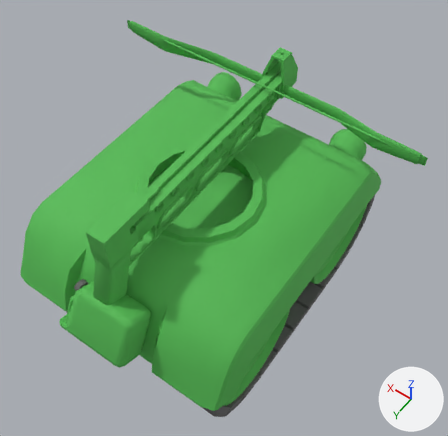
The FBX model Assets/Items/Tank/Models/BowTank.FBX, before and after one commit.
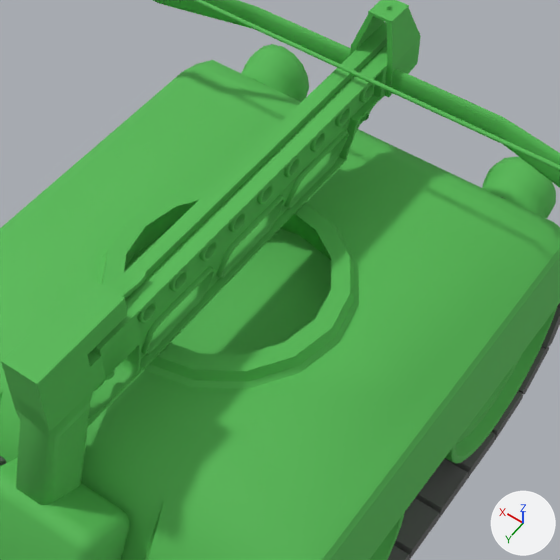
Old and new are each drawn whole from a camera (50 mm lens) standing at (-4.11, 5.44, 10.49) and looking at (-0.26, 0.05, 2.02) and again close up on the part from 19% to 82% of the width and 11% to 76% of the height. Lighting does not change. The marker at lower right points along +X, +Y and +Z. Where no turn or scale is listed for an object, it has been applied to the vertices.

Names of what the first close-up shows: 'Bow', 'Bowstring', 'Handle', 'TankChassis', 'TankTracksRight'.
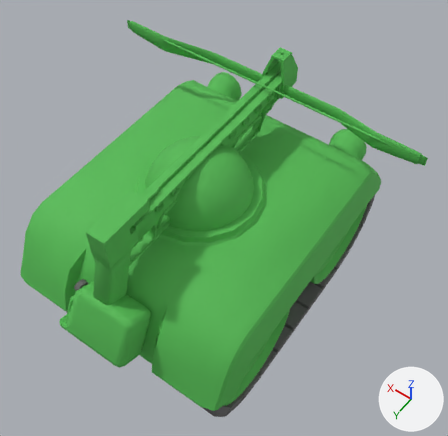
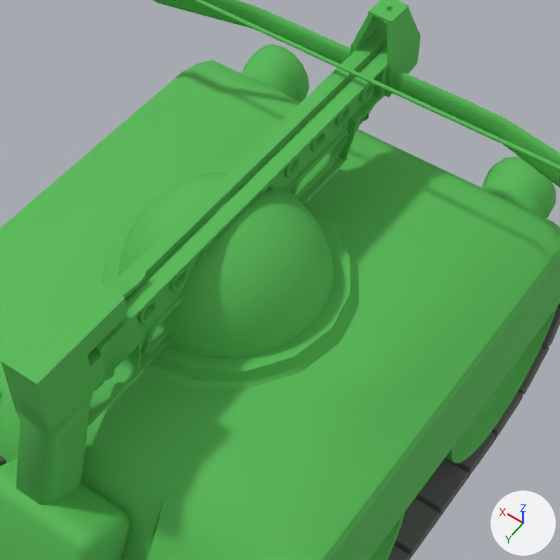
The newer file is also rescaled (x0.394) as a whole; pictures and numbers use the older file's frame.

Boxes [x1, y1, x2, y2] around the edits, measured in the close-ups (560 x 560 px):
'SphereAxis', added (green)
    after: [119, 172, 334, 359]

Patch to the scene script:
```diff
--- a/Assets/Items/Tank/Models/BowTank.FBX.py
+++ b/Assets/Items/Tank/Models/BowTank.FBX.py
@@ mat_tankcolour_001 @@
+mat_tankcolour_001 = principled_material('TankColour.001')
+mat_tankcolour_001.base_color = (0.0875, 0.486, 0.0858)  # green #53b953
+mat_tankcolour_001.roughness = 0.749
@@ me_mesh_006 @@
+me_mesh_006.from_pydata(...)  # a UV sphere (32 segments, 16 rings, poles along z) spanning x -0.88..0.88, y -0.88..0.88, z -0.88..0.88
+me_mesh_006.materials.append(mat_tankcolour_001)  # green #53b953
@@ ob_sphereaxis @@
+ob_sphereaxis = bpy.data.objects.new('SphereAxis', me_mesh_006)
+ob_sphereaxis.location = (0.0, 0.362, 2.849)
```
